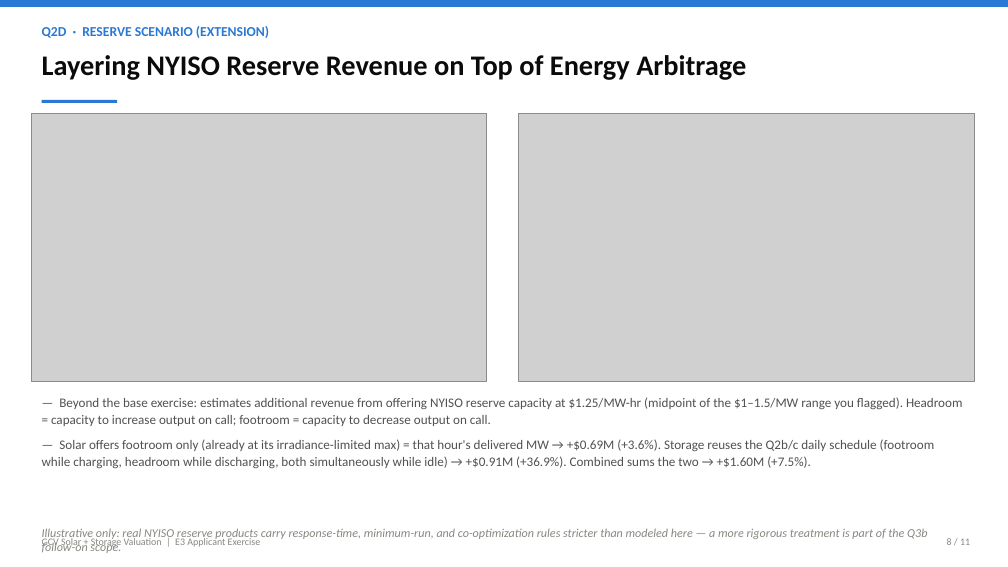
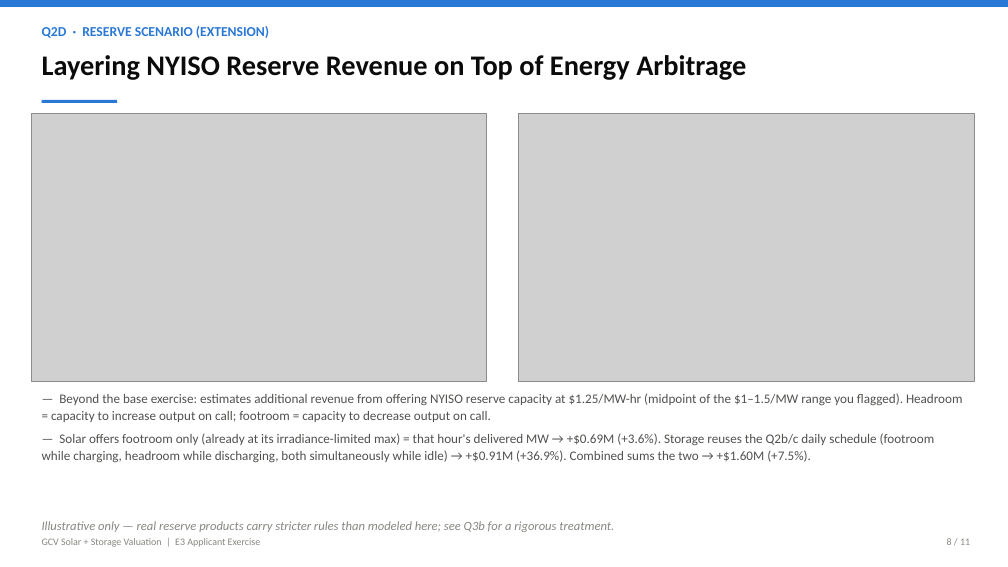
Before and after one commit to Yifueveding/E3_work_task, a slide deck: slide 8 of GCV_Solar_Storage_Valuation.pptx. Drawn at 1008x567 pixels with LibreOffice and Linux fonts; fonts in the diff are those of the drawing; grey boxes stand for pictures. Boxes give left, top, right and bottom in pixels: in the first picture for what was removed or moved away, otherwise in the second. Text is boxed around its words. In the diff, an @@ line names an element or a change of style, - is before the commit and + after.

```diff
--- a/GCV_Solar_Storage_Valuation.pptx
+++ b/GCV_Solar_Storage_Valuation.pptx
@@ text "— Beyond the base exercise: ..." at bbox=[42, 393, 962, 462]: less space between paragraphs @@
@@ text at bbox=[42, 521, 614, 532]: text changed; size 11.5 to 12 pt @@
-Illustrative only: real NYISO reserve products carry response-time, minimum-run, and co-optimization rules stricter than modeled here — a more rigorous treatment is part of the Q3b follow-on scope.
+Illustrative only — real reserve products carry stricter rules than modeled here; see Q3b for a rigorous treatment.
```
